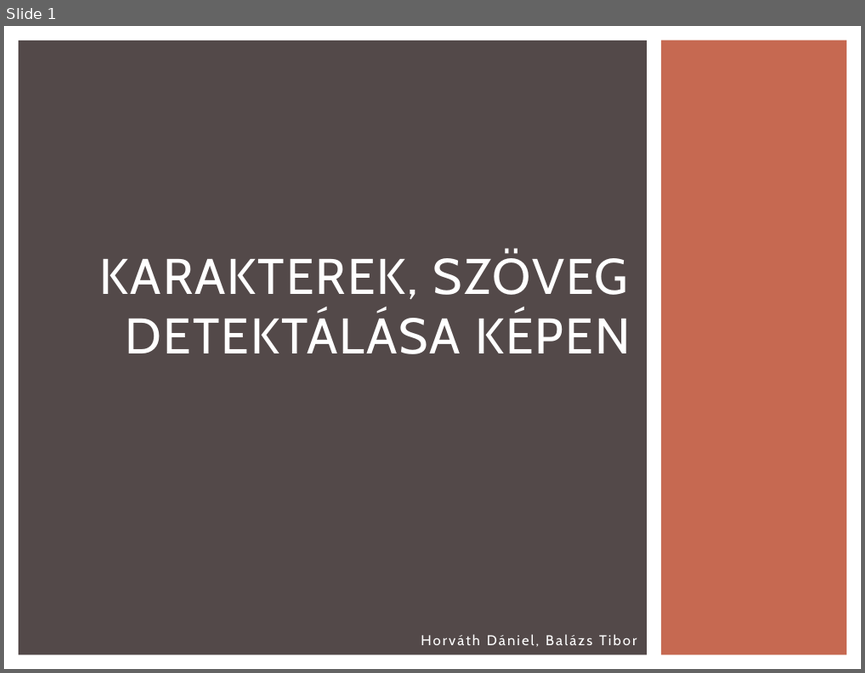
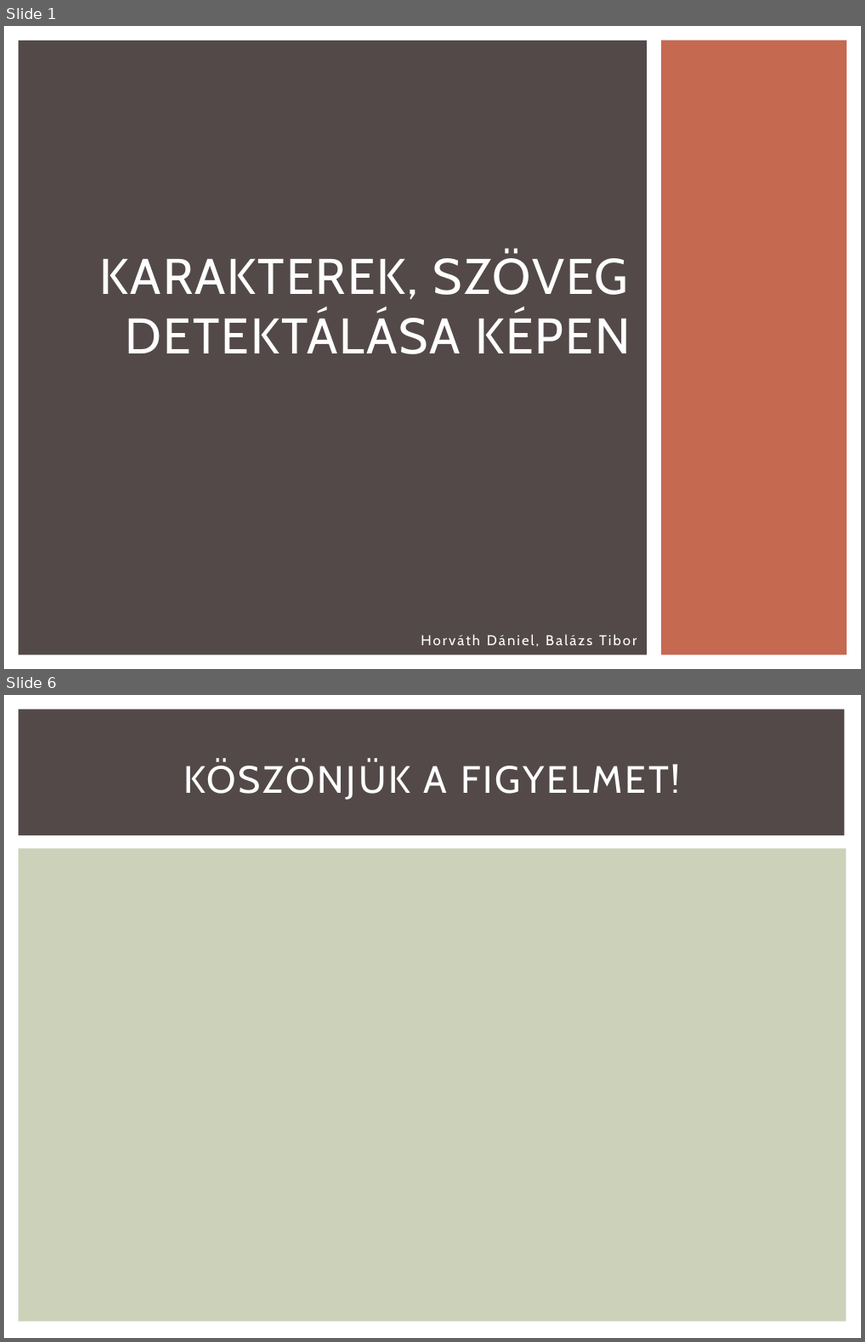
Before and after one commit to Btib/ImProcPoject, a slide deck: ImProc/Img/1_Prezentáció.pptx. Shown one above the other, each under a label of ours: slide 1 before the commit, slides 1 and 6 after it; the slides between them are not shown. The pictures are 865x673 and 865x1342 pixels, drawn with LibreOffice and Linux fonts; fonts in the diff are those of the drawing. Boxes give left, top, right and bottom in pixels: in the first picture for what was removed or moved away, otherwise in the second. Text is boxed around its words. In the diff, an @@ line names an element or a change of style, - is before the commit and + after.

```diff
--- a/ImProc/Img/1_Prezentáció.pptx
+++ b/ImProc/Img/1_Prezentáció.pptx
@@ slide 6 added at <box>4,695,861,1338</box>, background #FFFFFF @@
@@ rectangle added at <box>18,709,845,835</box>, fill #534949 @@
@@ title added at <box>183,760,681,800</box>, 32 pt, text #FFFFFF @@
+KÖSZÖNJÜK A FIGYELMET!
@@ rectangle added at <box>18,848,846,1321</box>, fill #CCD1B9 @@
```
Also in this commit, not shown: 1 slide changed, 3 other slides added, 1 slide removed.
